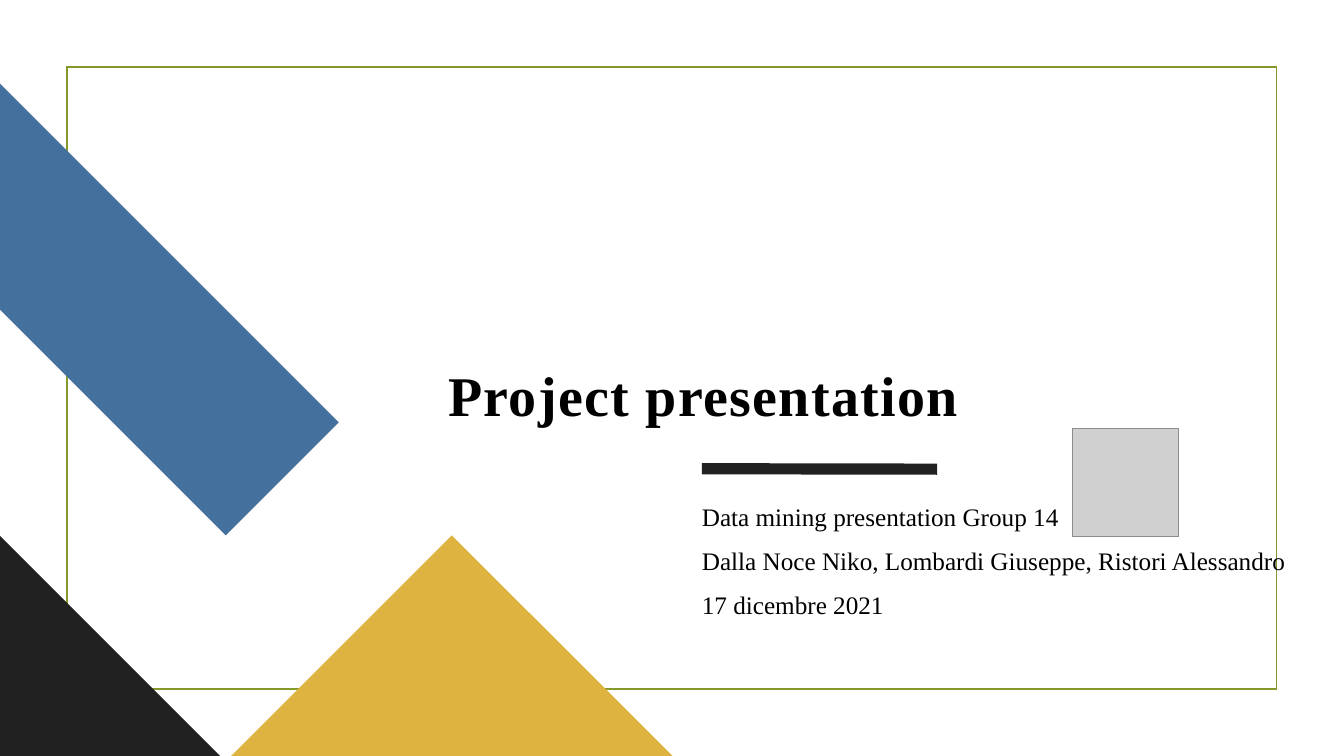
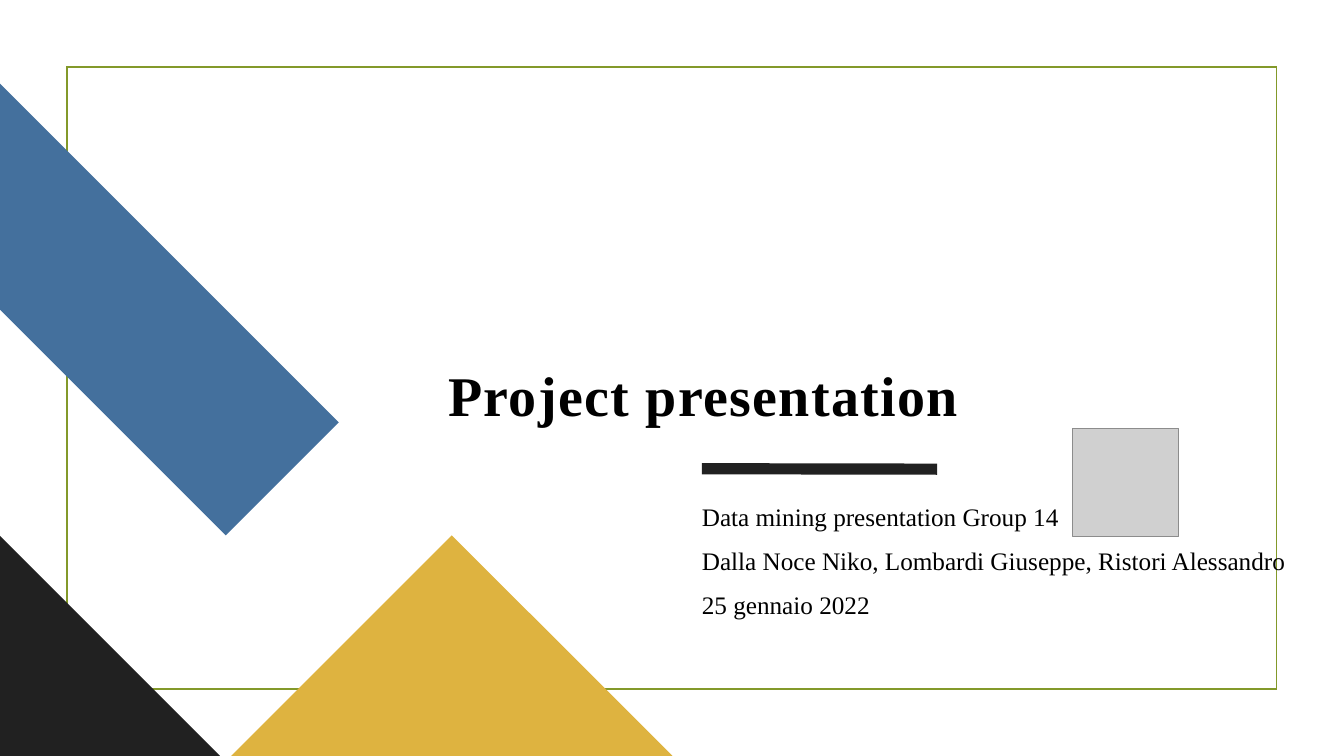
Before and after one commit to nikodallanoce/DataMiningProject, a slide deck: slide 1 of DM_14_project.pptx. Drawn at 1344x756 pixels with LibreOffice and Linux fonts; fonts in the diff are those of the drawing; grey boxes stand for pictures; background and template pictures are left out. Boxes give left, top, right and bottom in pixels: in the first picture for what was removed or moved away, otherwise in the second. Text is boxed around its words. In the diff, an @@ line names an element or a change of style, - is before the commit and + after.

```diff
--- a/DM_14_project.pptx
+++ b/DM_14_project.pptx
@@ text at (702, 597, 869, 620): text changed @@
-17 dicembre 2021
+25 gennaio 2022
```
Also in this commit, not shown: 6 other slides changed, 1 other file.
